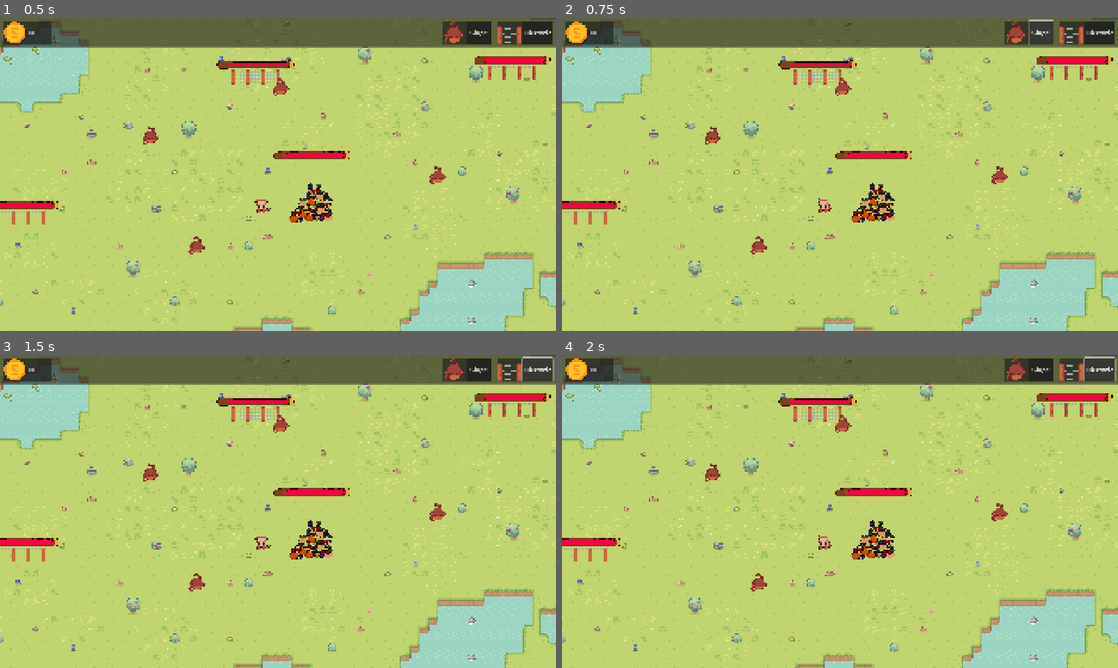
Above: before the commit, frames 1-4 (two rows, left to right).
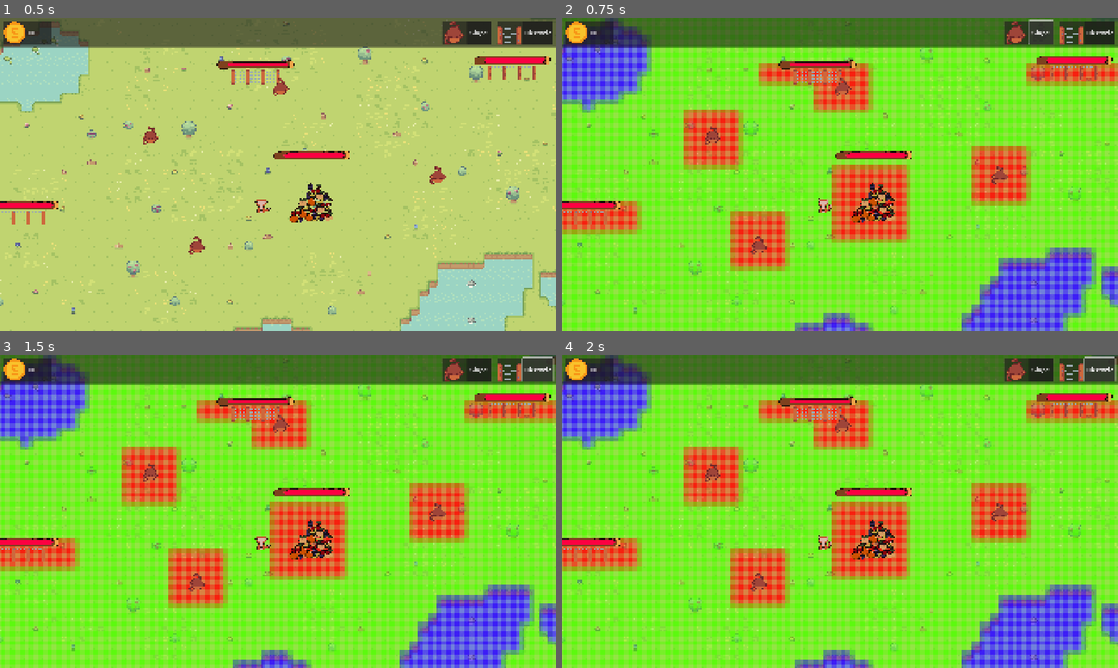
Above: after the commit, the same moments.

Repository: CreaJeu/PirateTowerDefense
Game: Godot game, scene res://scenes/main.tscn
Same seed, same stepped clock (60 frames per second), same inputs: the game is played once before the commit and once after it.
Inputs:
- Up to frame 1 (0.5 s): no input
- Up to frame 2 (0.75 s): click "Singe" at 0.5 s
- Up to frame 3 (1.5 s): click "Obstacle" at 1.25 s
- Up to frame 4 (2 s): no input

Frame 1 is identical in both runs. In frame 2, 94% of the frame differs, in the area x 0-100%, y 0-100%; in frame 3, 94%; in frame 4, 94%.
Error before the commit: Invalid assignment of property or key 'visible' with value of type 'bool' on a base object of type 'null instance'. (res://scripts/build_manager.gd:32)

Commit message:
shake barricade

Diff:
--- a/scenes/main.tscn
+++ b/scenes/main.tscn
@@ -92,7 +92,7 @@
 script = ExtResource("9_ya4ey")
 obstacle_scene = ExtResource("4_lquwl")
 turret_scene = ExtResource("8_tipki")
-construction_mask = NodePath("")
+construction_mask = NodePath("../ConstructionMask")
 
 [node name="CanvasLayer" type="CanvasLayer" parent="."]
 
@@ -178,6 +178,10 @@
 [node name="Camera2D" type="Camera2D" parent="."]
 position = Vector2(922, 493)
 zoom = Vector2(2, 2)
+limit_left = 0
+limit_top = 0
+limit_right = 1700
+limit_bottom = 1000
 limit_smoothed = true
 position_smoothing_enabled = true
 script = ExtResource("16_jbj1t")
--- a/scripts/obstacle.gd
+++ b/scripts/obstacle.gd
@@ -3,8 +3,6 @@
 
 @export var max_health: int = 50
 var health: int
-
-@onready var tween = $Tween  # Assuming you've added a Tween node as a child of the obstacle.
 
 func _ready():
 	health = max_health
@@ -12,13 +10,28 @@
 	add_to_group("build_blocker")
 	$HealthBar.setup(max_health)
 
-# Call this to shake the barricade
-func shake():
-	# Shake effect: move left and right a little
-	tween.tween_property(self, "position", position + Vector2(-10, 0), 0.1, Tween.TRANS_SINE, Tween.EASE_IN_OUT, 0)
-	tween.tween_property(self, "position", position + Vector2(10, 0), 0.1, Tween.TRANS_SINE, Tween.EASE_IN_OUT, 0.1)
-	tween.tween_property(self, "position", position + Vector2(-5, 0), 0.1, Tween.TRANS_SINE, Tween.EASE_IN_OUT, 0.2)
-	tween.tween_property(self, "position", position + Vector2(5, 0), 0.1, Tween.TRANS_SINE, Tween.EASE_IN_OUT, 0.3)
+
+func shake(duration = 0.2, strength = 5.0):
+	# Store the original position
+	var original_position = position
+
+	# Create a new tween
+	var tween = $Sprite2D.create_tween()
+	tween.set_parallel(true)
+
+	# Set up the shake effect using multiple property tweens
+	for i in range(int(duration * 20)):  # 20 steps per second
+		# Create random offset within the strength range
+		var random_x = randf_range(-strength, strength)
+		var random_y = randf_range(-strength, strength)
+	# Add property tween for this step
+		tween.tween_property(self, "position", original_position + Vector2(random_x, random_y), 0.05)
+
+
+	# Final tween to return to original position
+	tween.chain().tween_property(self, "position", original_position, 0.1)
+	tween.play()
+
 
 func get_overlapping_bodies():
 	return $ConstructionRestriction.get_overlapping_bodies()
